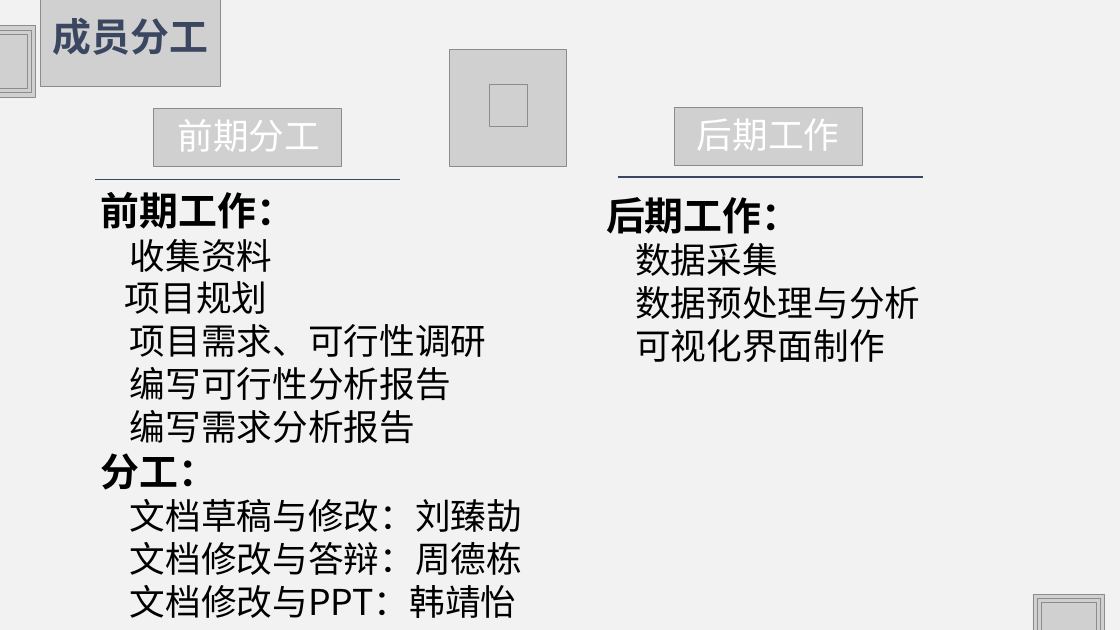
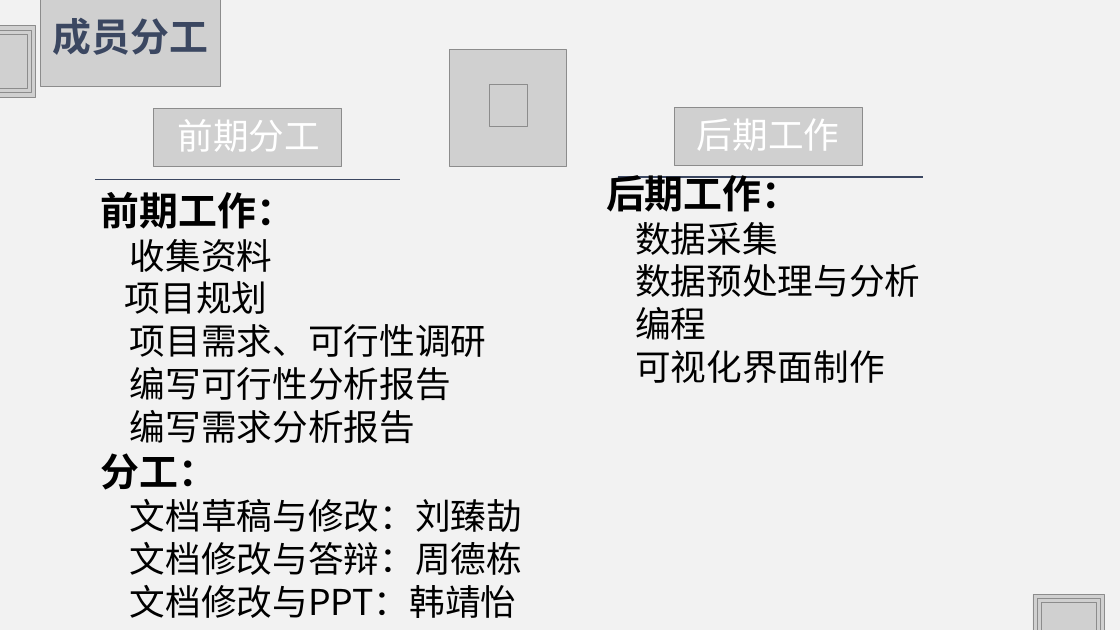
Before and after one commit to HJHGJGHHG/Sentiment-Analysis-System, a slide deck: slide 7 of PPT.pptx. Drawn at 1120x630 pixels with LibreOffice and Linux fonts; fonts in the diff are those of the drawing; grey boxes stand for pictures. Boxes give left, top, right and bottom in pixels: in the first picture for what was removed or moved away, otherwise in the second. Text is boxed around its words. In the diff, an @@ line names an element or a change of style, - is before the commit and + after.

```diff
--- a/PPT.pptx
+++ b/PPT.pptx
@@ text at (635,307,706,340): paragraph added @@
+  编程
```
Also in this commit, not shown: 12 other slides changed, 1 slide removed.
